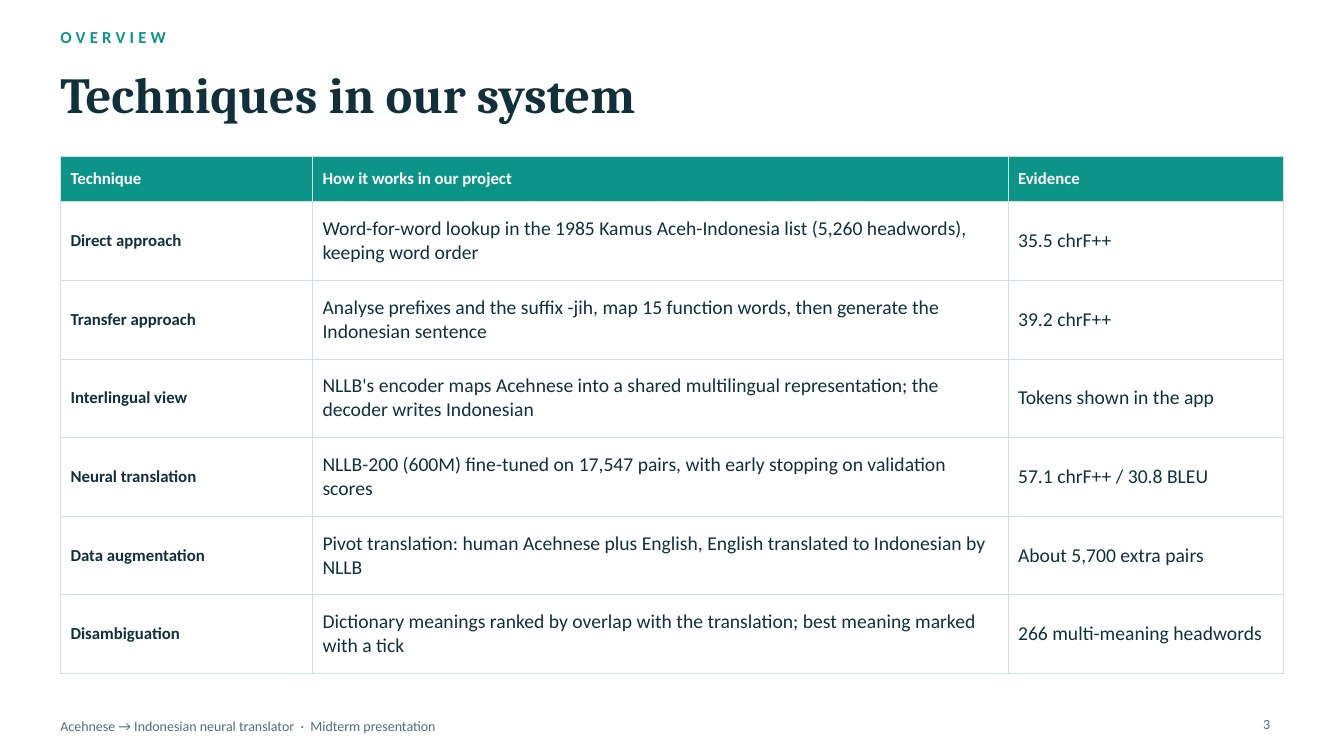
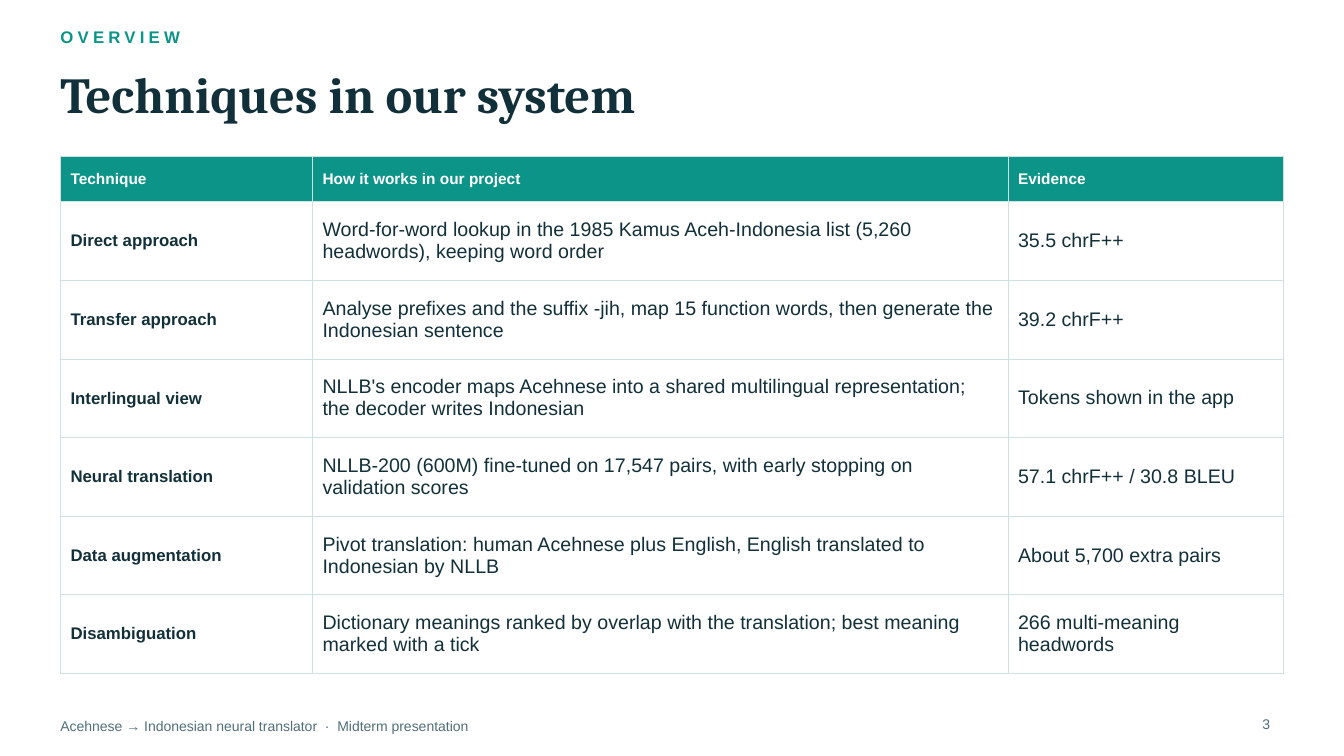
Before and after one commit to Mutaib-yye/aceh_code, a slide deck: slide 3 of reports/Acehnese_Indonesian_Translator_Presentation.pptx. Drawn at 1344x756 pixels with LibreOffice and Linux fonts; fonts in the diff are those of the drawing. Boxes give left, top, right and bottom in pixels: in the first picture for what was removed or moved away, otherwise in the second. Text is boxed around its words. In the diff, an @@ line names an element or a change of style, - is before the commit and + after.

```diff
--- a/reports/Acehnese_Indonesian_Translator_Presentation.pptx
+++ b/reports/Acehnese_Indonesian_Translator_Presentation.pptx
@@ text "OVERVIEW" at [60, 31, 179, 43]: font Calibri to Arial @@
@@ table at [60, 156, 1284, 656] @@
@@ size 12 to 11 pt in "Technique", "How it works in our project", "Evidence" @@
@@ font Calibri to Arial @@
@@ text "Acehnese → Indonesian neural translator ..." at [60, 721, 469, 734]: font Calibri to Arial @@
```
Also in this commit, not shown: 23 other slides changed, 1 other file.
